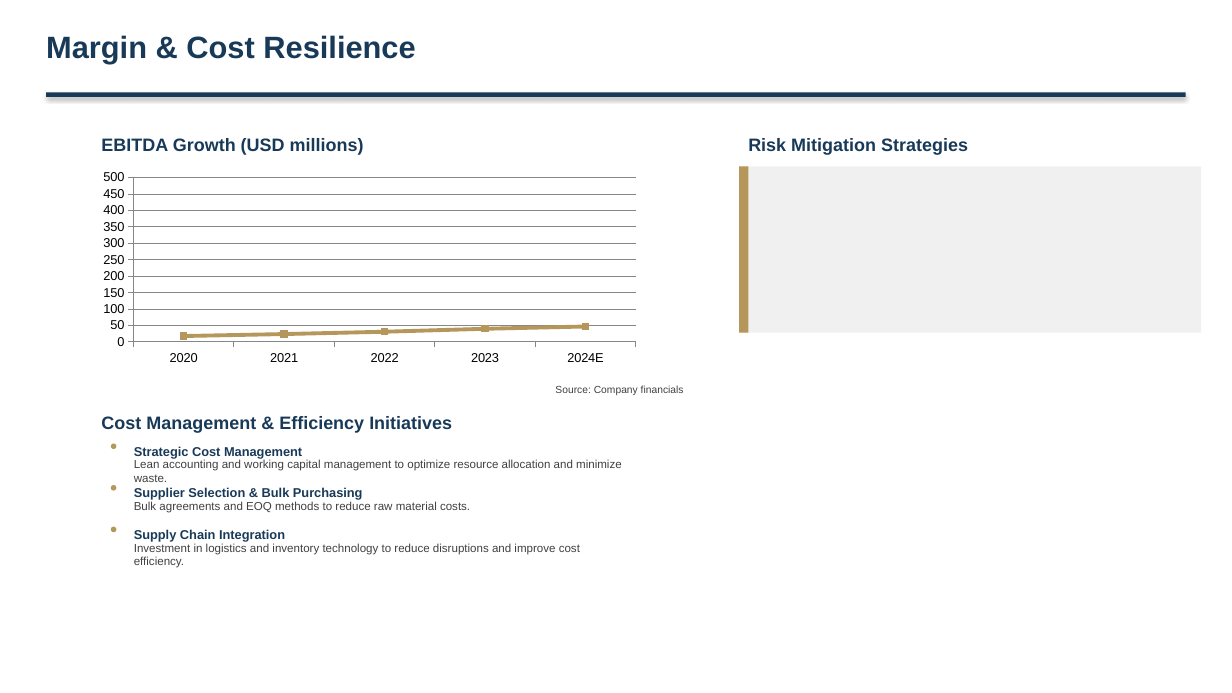
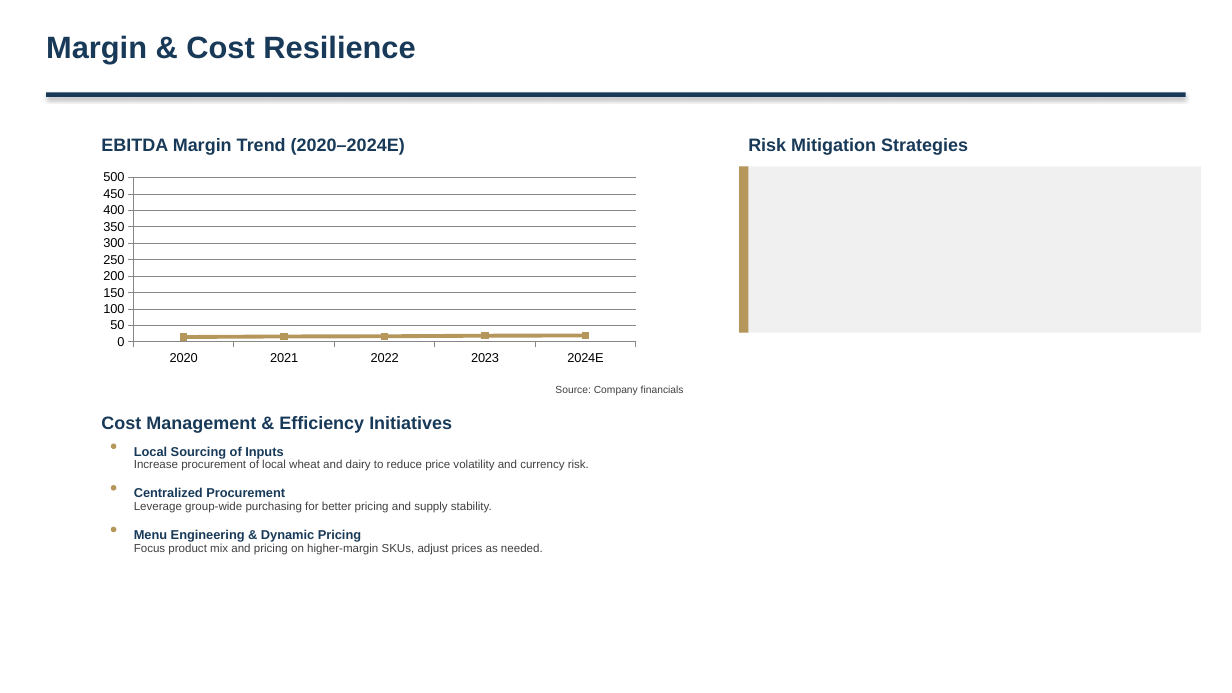
Before and after one commit to alinvb/slide_generator, a slide deck: slide 16 of ai_generated_deck.pptx (slide 15 before the commit). Drawn at 1232x693 pixels with LibreOffice and Linux fonts; fonts in the diff are those of the drawing. Boxes give left, top, right and bottom in pixels: in the first picture for what was removed or moved away, otherwise in the second. Text is boxed around its words. In the diff, an @@ line names an element or a change of style, - is before the commit and + after.

```diff
--- a/ai_generated_deck.pptx
+++ b/ai_generated_deck.pptx
@@ text at [101,138,405,155]: text changed @@
-EBITDA Growth (USD millions)
+EBITDA Margin Trend (2020–2024E)
@@ line chart at [92,166,647,370] @@
@@ EBITDA Margin %, 2022: 30 to 20 @@
@@ EBITDA Margin %, 2023: 40 to 20 @@
@@ EBITDA Margin %, 2024E: 50 to 20 @@
@@ text at [134,446,283,459]: text changed @@
-Strategic Cost Management
+Local Sourcing of Inputs
@@ text at [134,459,589,471]: text changed @@
-Lean accounting and working capital management to optimize resource allocation and minimize waste.
+Increase procurement of local wheat and dairy to reduce price volatility and currency risk.
@@ text at [134,487,285,497]: text changed @@
-Supplier Selection & Bulk Purchasing
+Centralized Procurement
@@ text at [134,501,492,513]: text changed @@
-Bulk agreements and EOQ methods to reduce raw material costs.
+Leverage group-wide purchasing for better pricing and supply stability.
@@ text at [134,529,361,542]: text changed @@
-Supply Chain Integration
+Menu Engineering & Dynamic Pricing
@@ text at [134,543,543,555]: text changed @@
-Investment in logistics and inventory technology to reduce disruptions and improve cost efficiency.
+Focus product mix and pricing on higher-margin SKUs, adjust prices as needed.
```
Also in this commit, not shown: 12 other slides changed, 5 slides added, 4 slides removed, 2 other files.
